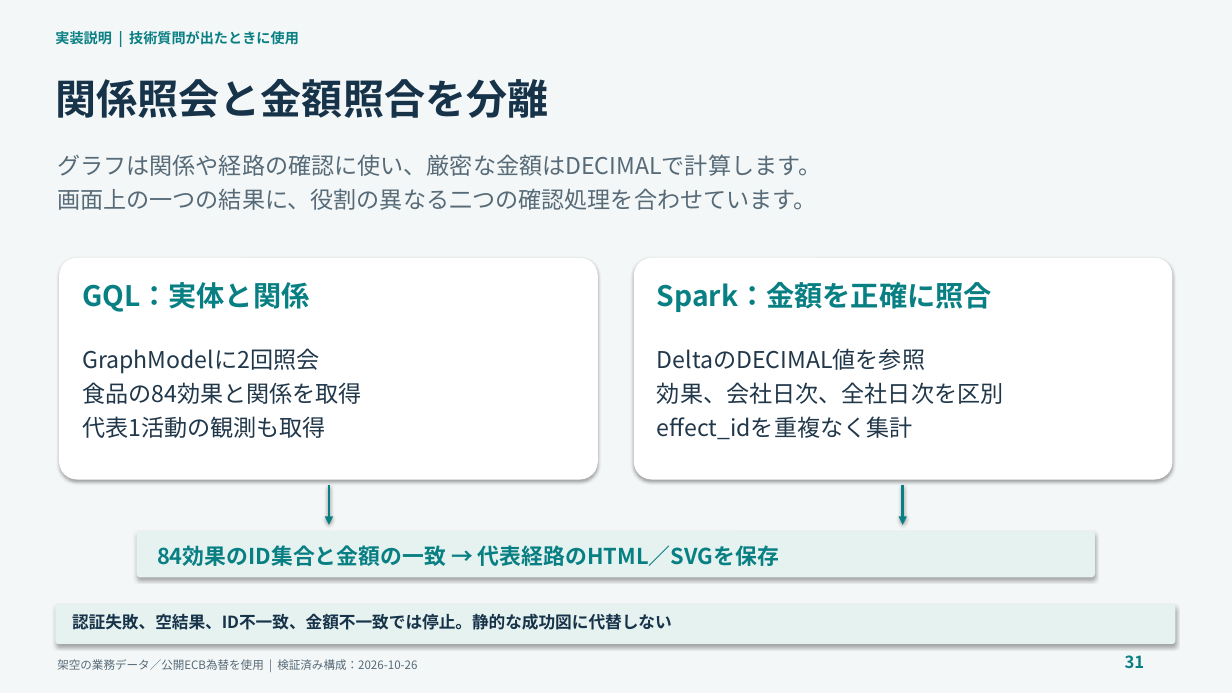
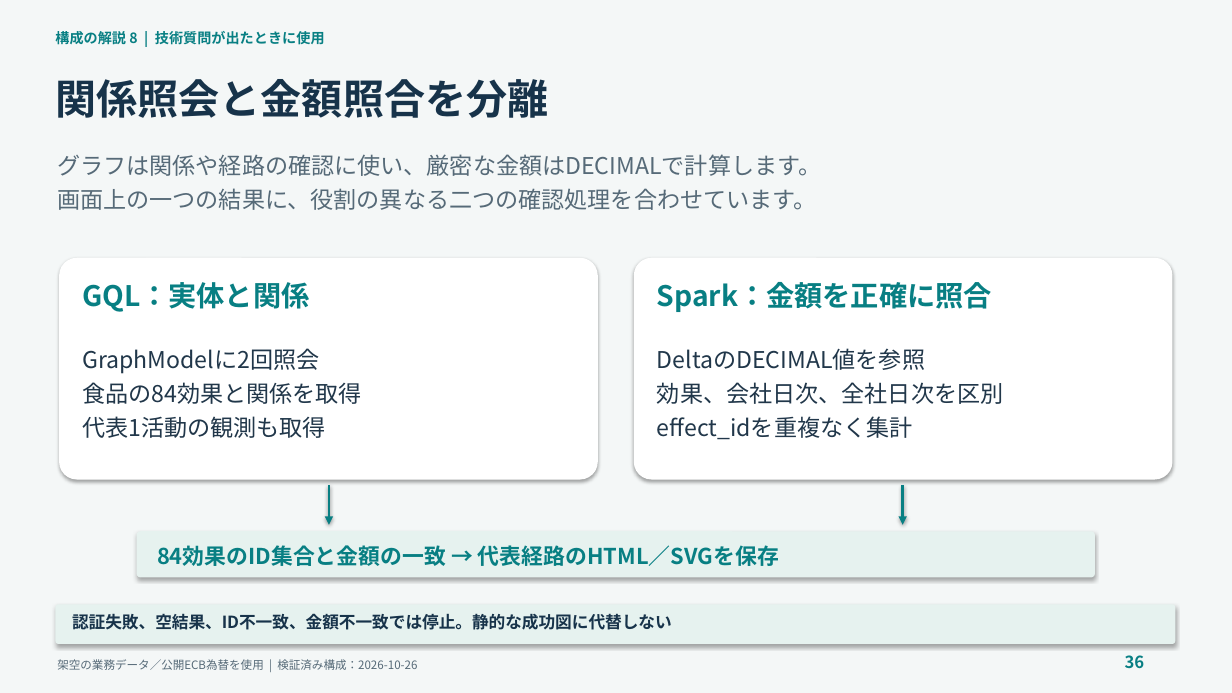
Before and after one commit to c-nova/FabricOntology_Trading, a slide deck: slide 36 of decks/TradingOntology_Demo_Presenter_Guide_JA.pptx (slide 31 before the commit). Drawn at 1232x693 pixels with LibreOffice and Linux fonts; fonts in the diff are those of the drawing. Boxes give left, top, right and bottom in pixels: in the first picture for what was removed or moved away, otherwise in the second. Text is boxed around its words. In the diff, an @@ line names an element or a change of style, - is before the commit and + after.

```diff
--- a/decks/TradingOntology_Demo_Presenter_Guide_JA.pptx
+++ b/decks/TradingOntology_Demo_Presenter_Guide_JA.pptx
@@ text at bbox=[55, 29, 325, 47]: text changed @@
-実装説明 | 技術質問が出たときに使用
+構成の解説 8 | 技術質問が出たときに使用
@@ text at bbox=[1125, 655, 1145, 669]: text changed @@
-31
+36
```
Also in this commit, not shown: 2 other slides changed, 5 slides added, 4 other files.
